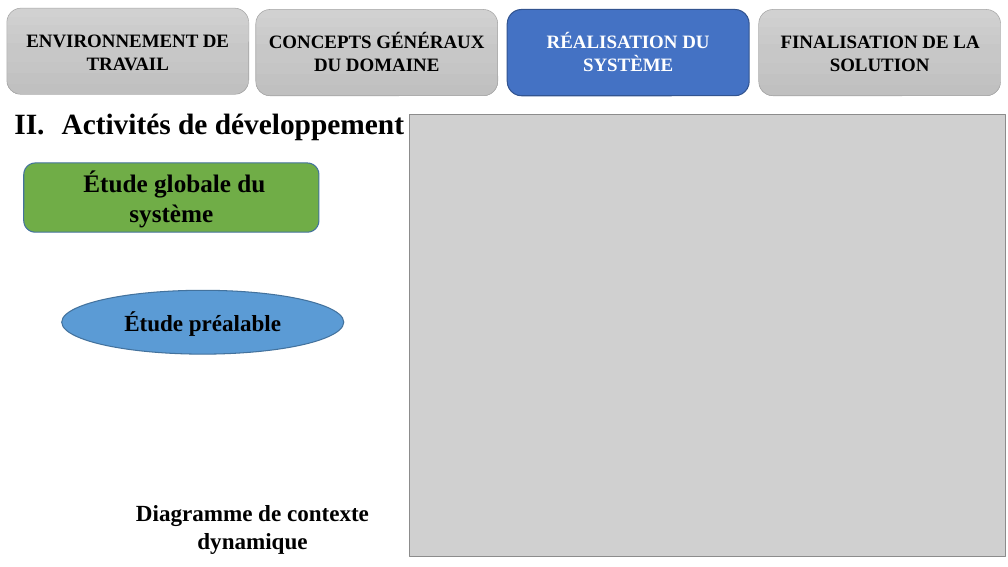
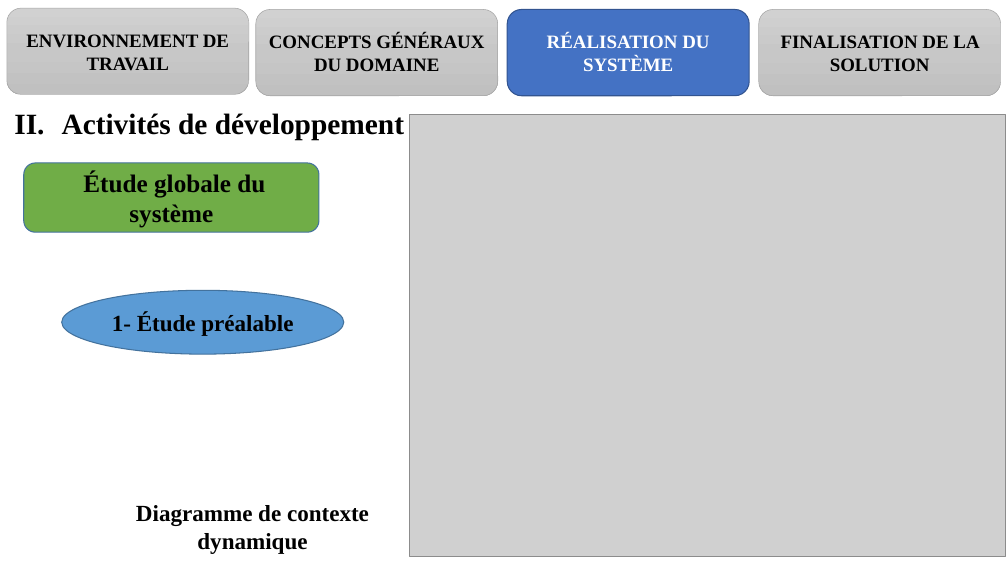
Before and after one commit to melaken/distdocs, a slide deck: slide 15 of Documents/theme/diapo.pptx. Drawn at 1008x567 pixels with LibreOffice and Linux fonts; fonts in the diff are those of the drawing; grey boxes stand for pictures. Boxes give left, top, right and bottom in pixels: in the first picture for what was removed or moved away, otherwise in the second. Text is boxed around its words. In the diff, an @@ line names an element or a change of style, - is before the commit and + after.

```diff
--- a/Documents/theme/diapo.pptx
+++ b/Documents/theme/diapo.pptx
@@ text in ellipse at bbox=[112, 313, 293, 336]: text changed @@
-Étude préalable
+1- Étude préalable
```
Also in this commit, not shown: 12 other slides changed, 35 other files.
